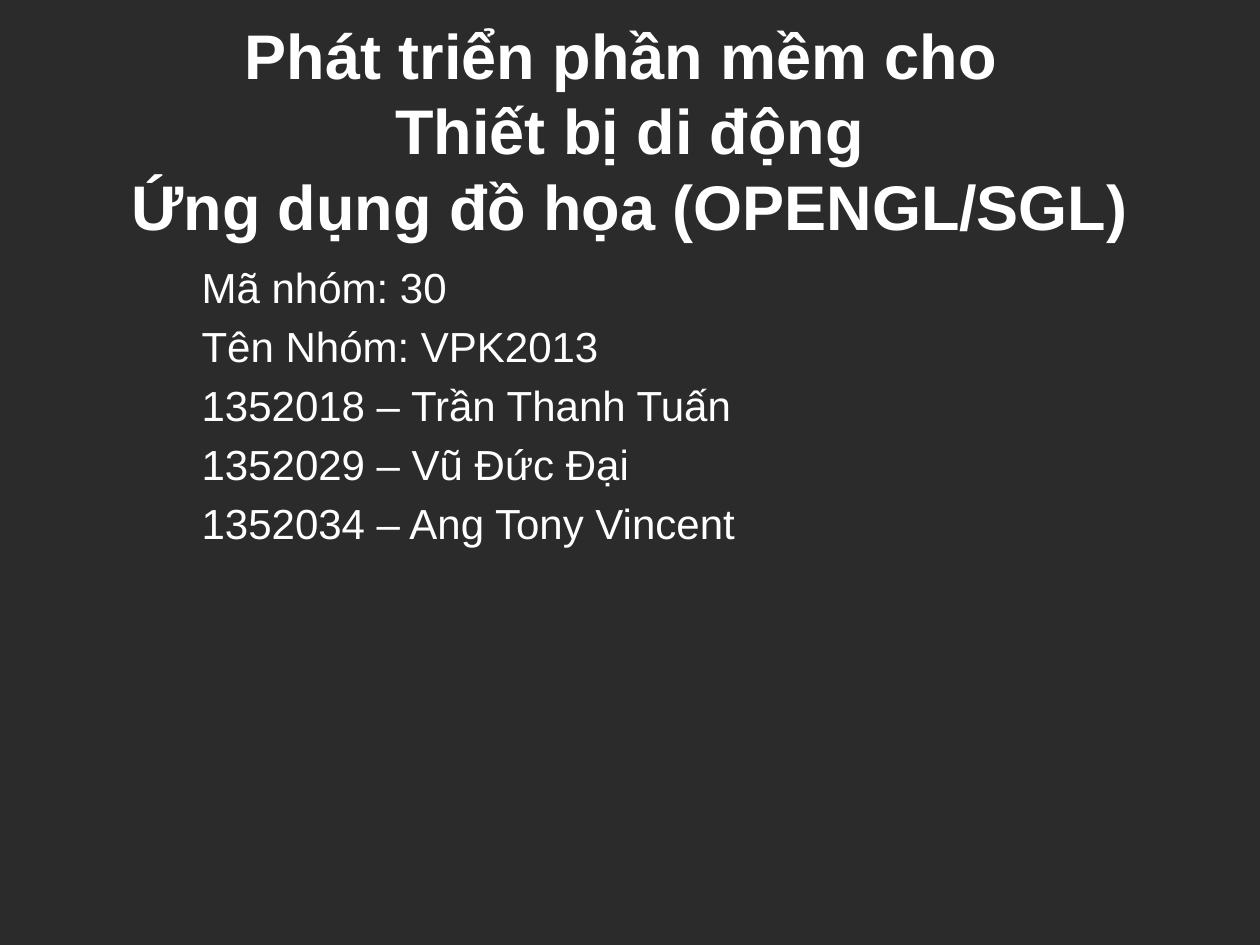
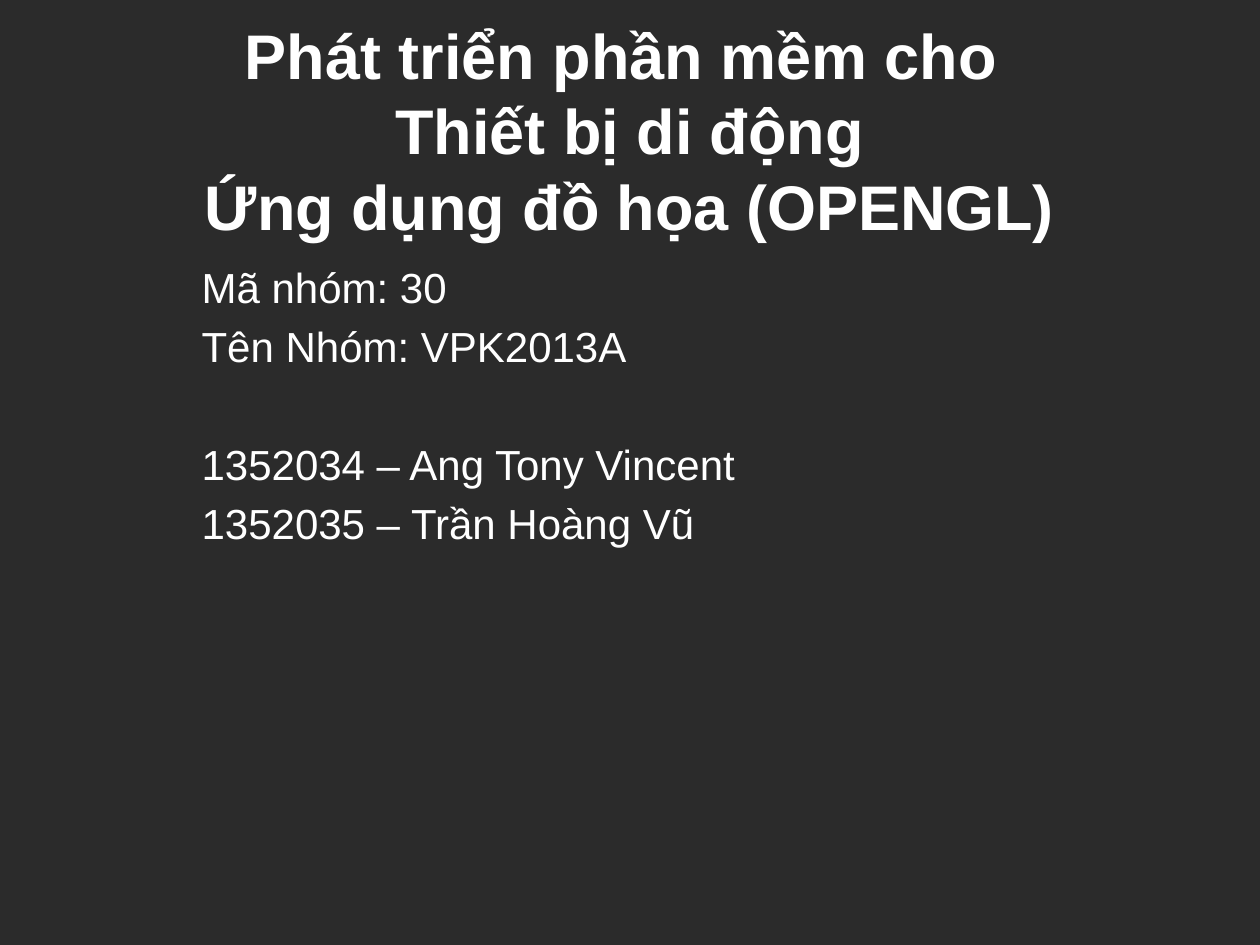
Before and after one commit to CTT535/Mobile_Project_1, a slide deck: slide 1 of Document/SeminarOpenGL.pptx. Drawn at 1260x945 pixels with LibreOffice and Linux fonts; fonts in the diff are those of the drawing; background and template pictures are left out; a plain dark background stands for a picture behind light text. Boxes give left, top, right and bottom in pixels: in the first picture for what was removed or moved away, otherwise in the second. Text is boxed around its words. In the diff, an @@ line names an element or a change of style, - is before the commit and + after.

```diff
--- a/Document/SeminarOpenGL.pptx
+++ b/Document/SeminarOpenGL.pptx
@@ title at [205,29,1054,242]: text changed @@
-Phát triển phần mềm cho
-Thiết bị di động
-Ứng dụng đồ họa (OPENGL/SGL)
+Phát triển phần mềm cho
+Thiết bị di động
+Ứng dụng đồ họa (OPENGL)
@@ subtitle at [202,331,626,363]: text changed @@
-Tên Nhóm: VPK2013
-1352018 – Trần Thanh Tuấn
-1352029 – Vũ Đức Đại
+Tên Nhóm: VPK2013A
@@ subtitle at [202,506,694,547]: paragraph added @@
+1352035 – Trần Hoàng Vũ
```
Also in this commit, not shown: 10 other slides changed, 6 slides added, 5 other files.
